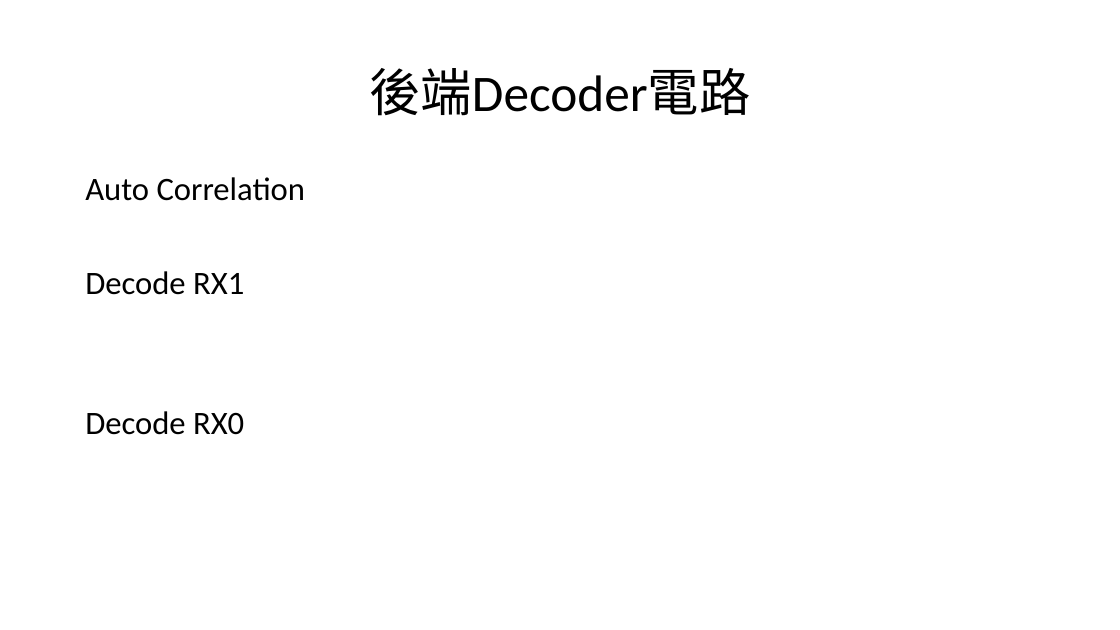
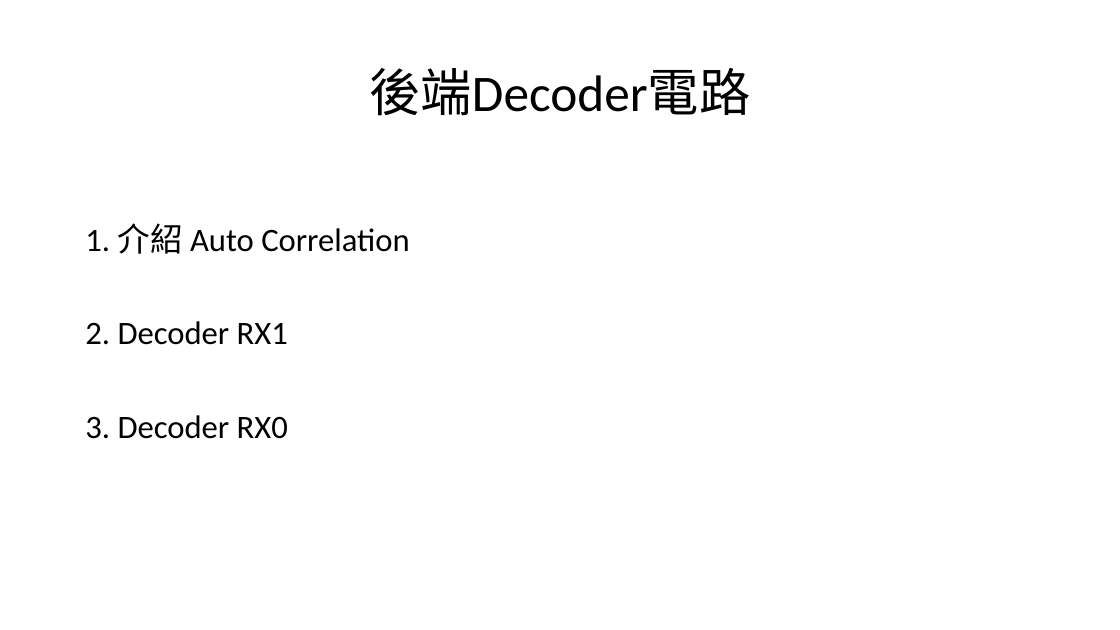
Before and after one commit to a0910281835/Summrary_PDF, a slide deck: slide 52 of Project_Summary_pdf/Project_Summary.pptx. Drawn at 1120x630 pixels with LibreOffice and Linux fonts; fonts in the diff are those of the drawing. Boxes give left, top, right and bottom in pixels: in the first picture for what was removed or moved away, otherwise in the second. Text is boxed around its words. In the diff, an @@ line names an element or a change of style, - is before the commit and + after.

```diff
--- a/Project_Summary_pdf/Project_Summary.pptx
+++ b/Project_Summary_pdf/Project_Summary.pptx
@@ text at (85,223,410,439): text changed @@
-Auto Correlation
-Decode RX1
-Decode RX0
+1. 介紹 Auto Correlation
+2. Decoder RX1
+3. Decoder RX0
```
Also in this commit, not shown: 1 slide added.
